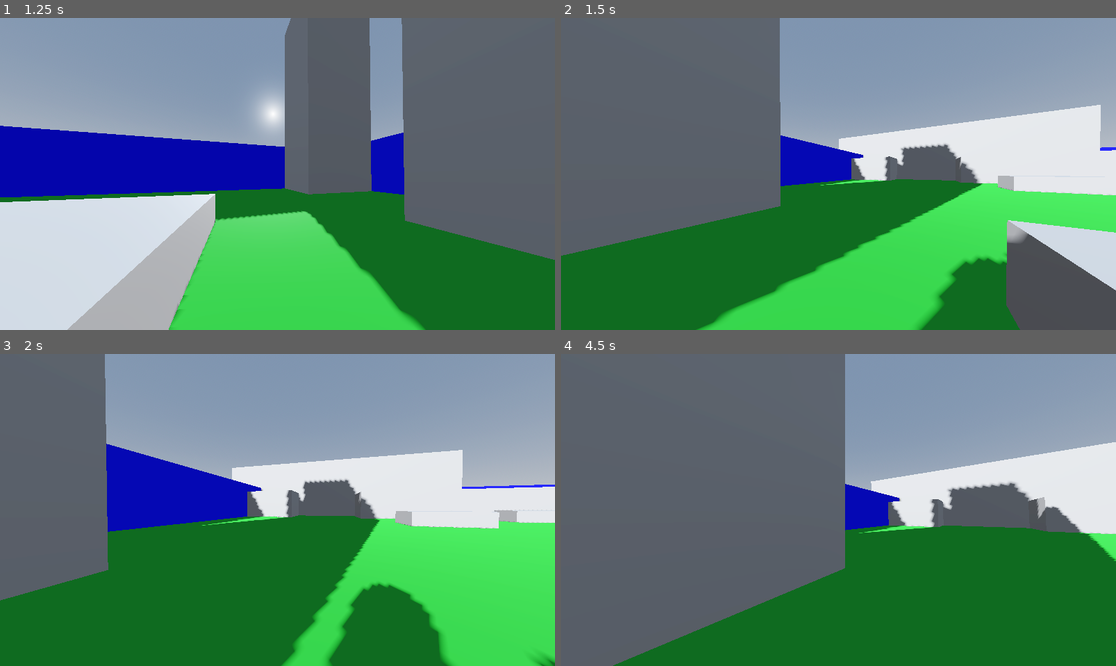
Above: before the commit, frames 1-4 (two rows, left to right).
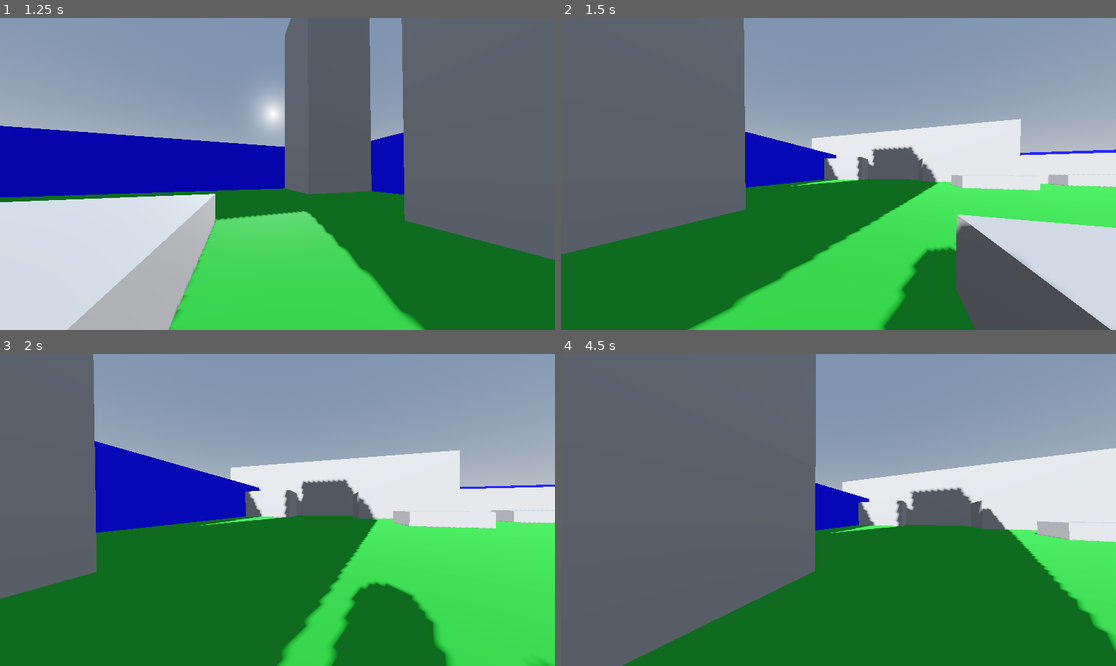
Above: after the commit, the same moments.

Repository: JuaaoA/FPS-test
Game: Godot game, scene res://Scenes/Levels/level0.tscn
The game is run twice, just before and just after one commit, with the same random seed, the same clock (stepped at 60 frames per second) and the same inputs.
Inputs (mouse positions are in pixels of both pictures, inside the frame that each line leads up to):
- Up to frame 1 (1.25 s): move the mouse to (305, 174) at 0.52 s; hold W (forward) from 0.53 s (still down); tap Shift (dash) at 0.6 s
- Up to frame 2 (1.5 s): keep holding W (forward); move the mouse to (810, 174) at 1.27 s; tap Q (fast_turn) at 1.35 s
- Up to frame 3 (2 s): keep holding W (forward)
- Up to frame 4 (4.5 s): keep holding W (forward); move the mouse to (849, 503) at 2.02 s; tap Shift (dash) at 2.1, 3.6 s; move the mouse to (832, 516) at 2.77 s; tap Q (fast_turn) at 2.85, 4.35 s; move the mouse to (877, 513) at 3.52 s; move the mouse to (794, 506) at 4.27 s

Frame 1 is identical in both runs. In frame 2, 20% of the frame differs, in the area x 0-100%, y 0-100%; in frame 3, 3.3%; in frame 4, 12%.

Commit message:
desenvolvimento wallrun part 1

Diff:
--- a/Scripts/Player/PlayerControl.gd
+++ b/Scripts/Player/PlayerControl.gd
@@ -406,7 +406,7 @@
 	# Se o jogador já estiver virando
 	if turning:
 		# Realizar rotação de forma mais suave
-		head.rotation.y = lerp_angle(head.rotation.y, target_head_rotation, 0.3)
+		head.rotation.y = lerp_angle(head.rotation.y, target_head_rotation, 0.4)
 
 		# Calcular quanto tempo o jogador está virando
 		turning_time += delta
